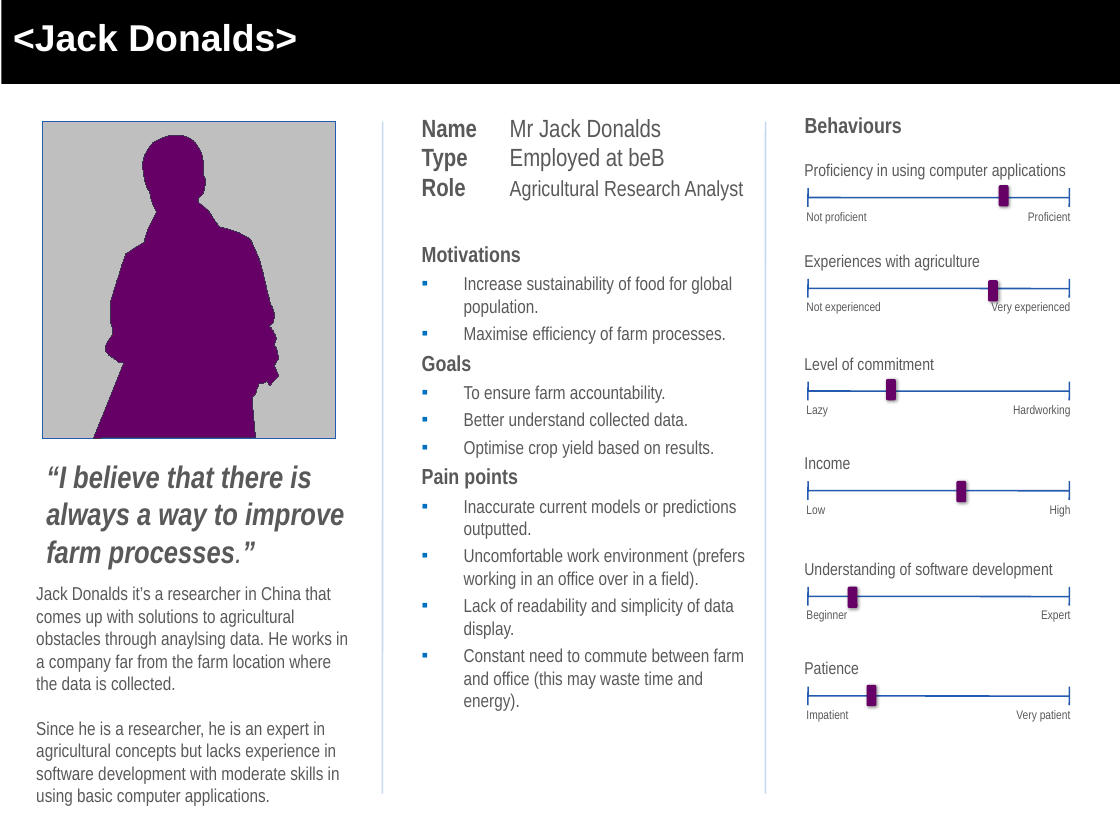
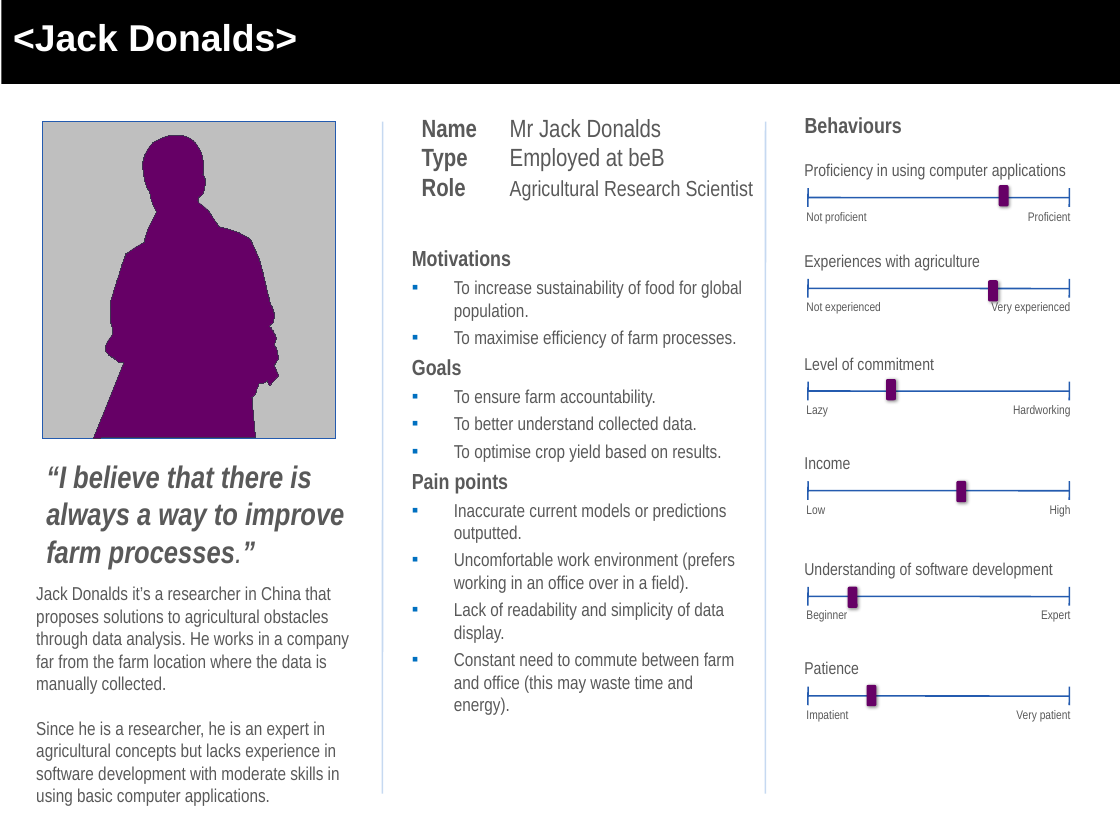
Before and after one commit to Willmish/comp0016-farmbeats, a slide deck: slide 1 of doc/Personas/HCI_persona_group28 (1).pptx. Drawn at 1120x840 pixels with LibreOffice and Linux fonts; fonts in the diff are those of the drawing; background and template pictures are left out. Boxes give left, top, right and bottom in pixels: in the first picture for what was removed or moved away, otherwise in the second. Text is boxed around its words. In the diff, an @@ line names an element or a change of style, - is before the commit and + after.

```diff
--- a/doc/Personas/HCI_persona_group28 (1).pptx
+++ b/doc/Personas/HCI_persona_group28 (1).pptx
@@ text at bbox=[510, 180, 754, 201]: text changed @@
-Role Agricultural Research Analyst
+Role Agricultural Research Scientist
@@ text "Motivations": place and size @@
-text "Motivations" at bbox=[422, 246, 745, 711]
+text "Motivations" at bbox=[412, 250, 742, 715]
@@ text at bbox=[454, 280, 742, 348]: text changed @@
-▪ Increase sustainability of food for global population.
-▪ Maximise efficiency of farm processes.
+▪ To increase sustainability of food for global population.
+▪ To maximise efficiency of farm processes.
@@ text at bbox=[454, 416, 721, 462]: text changed @@
-▪ Better understand collected data.
-▪ Optimise crop yield based on results.
+▪ To better understand collected data.
+▪ To optimise crop yield based on results.
@@ text at bbox=[36, 586, 349, 694]: text changed @@
-Jack Donalds it’s a researcher in China that comes up with solutions to agricultural obstacles through anaylsing data. He works in a company far from the farm location where the data is collected.
+Jack Donalds it’s a researcher in China that proposes solutions to agricultural obstacles through data analysis. He works in a company far from the farm location where the data is manually collected.
```
Also in this commit, not shown: 1 other slide changed, 4 other files.
